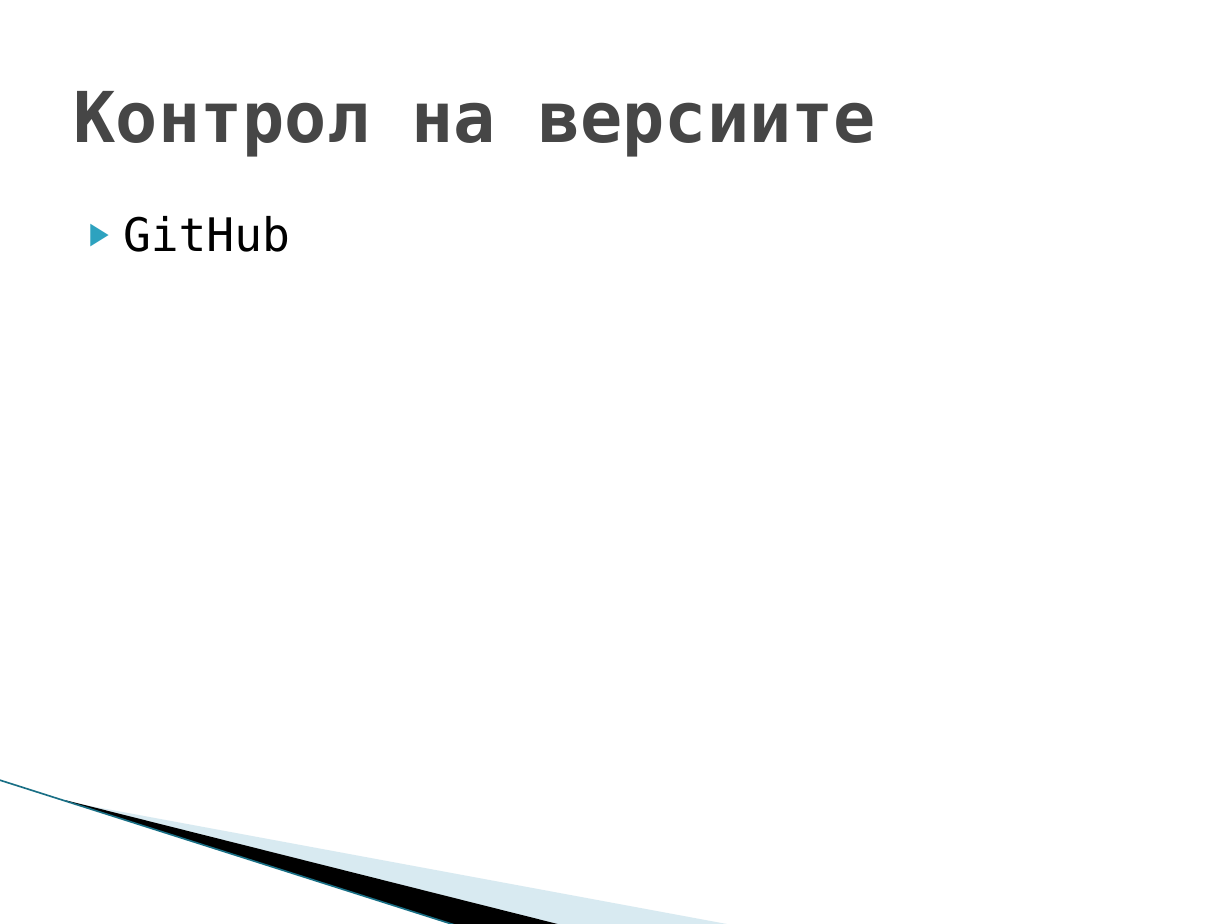
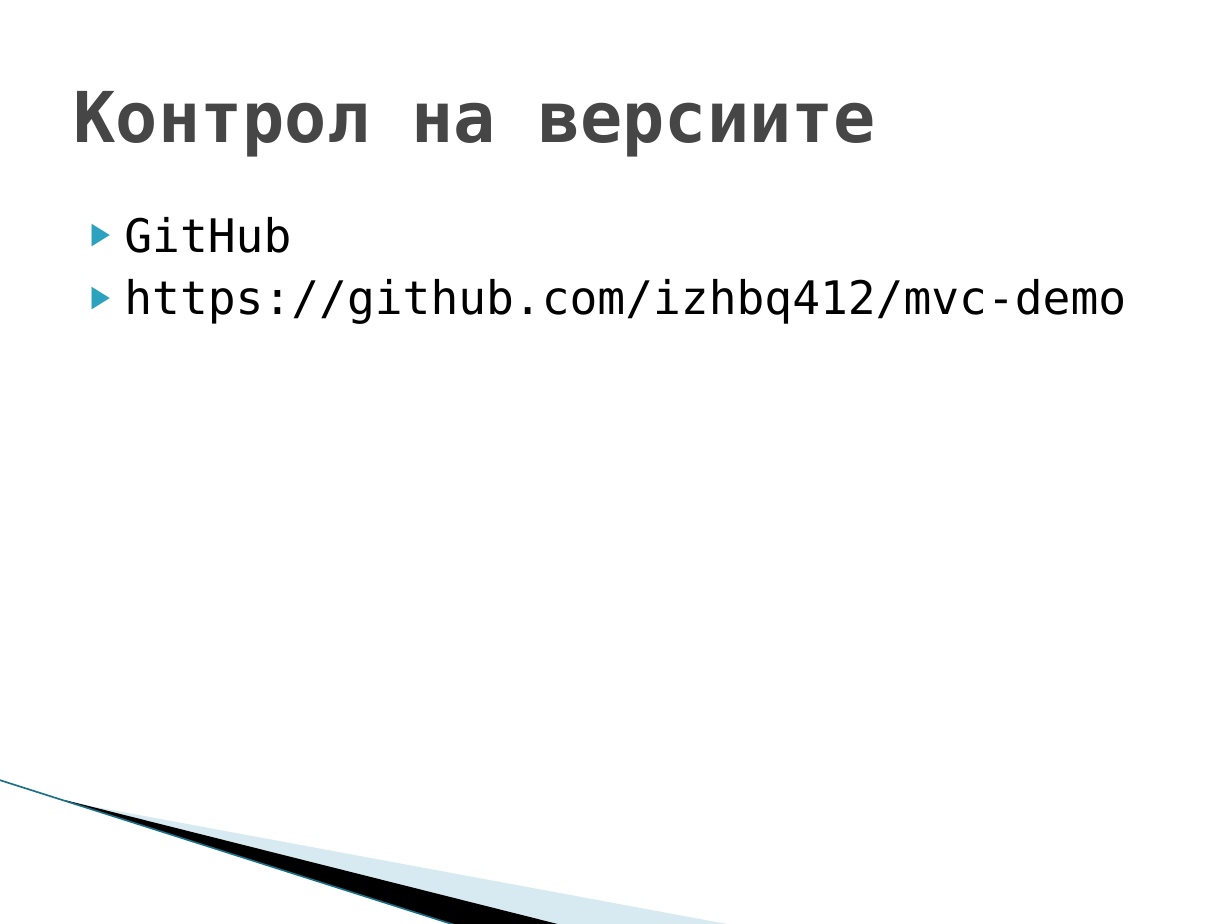
Before and after one commit to alex-petkov/mvc-demo, a slide deck: slide 22 of docs/ASP.NET MVC.pptx. Drawn at 1232x924 pixels with LibreOffice and Linux fonts; fonts in the diff are those of the drawing; background and template pictures are left out. Boxes give left, top, right and bottom in pixels: in the first picture for what was removed or moved away, otherwise in the second. Text is boxed around its words. In the diff, an @@ line names an element or a change of style, - is before the commit and + after.

Commit message:
Добавен пътя до repo-то в презентацията

```diff
--- a/docs/ASP.NET MVC.pptx
+++ b/docs/ASP.NET MVC.pptx
@@ text at box(124, 279, 1126, 324): paragraph added @@
+▶ https://github.com/izhbq412/mvc-demo
```
